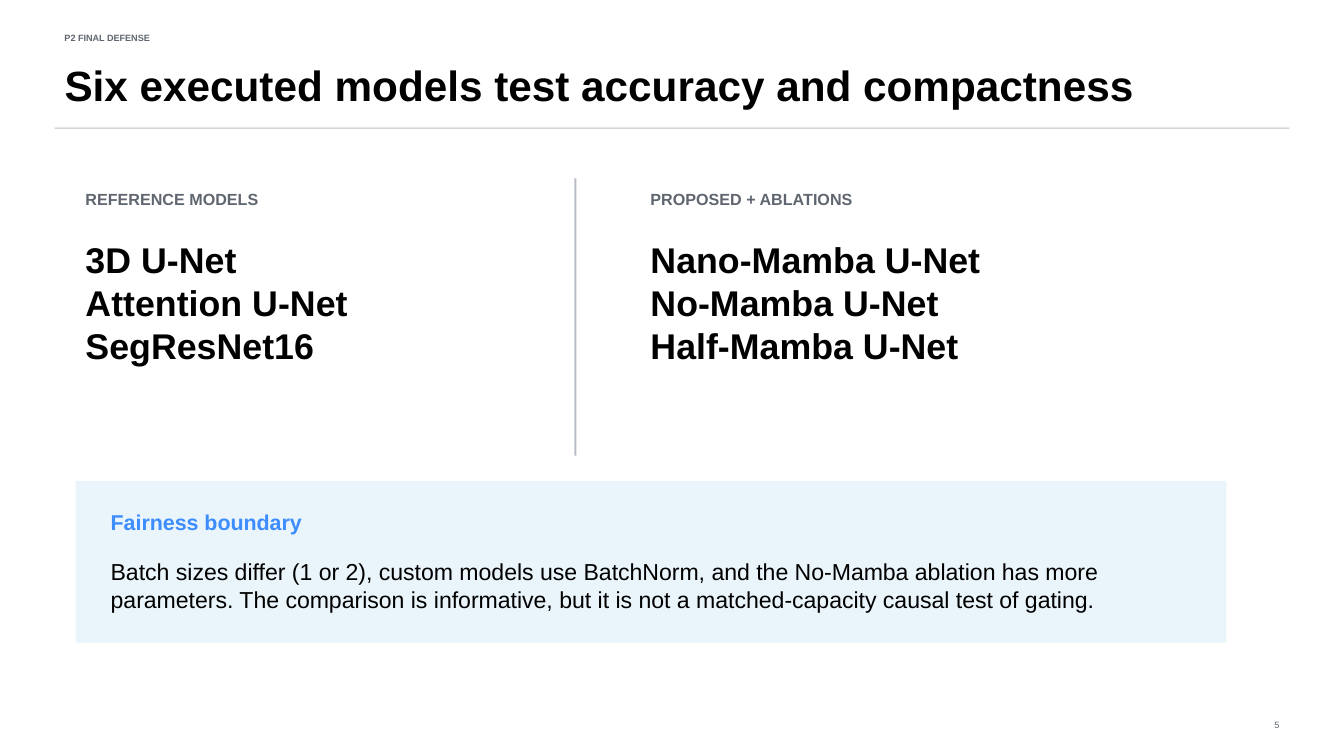
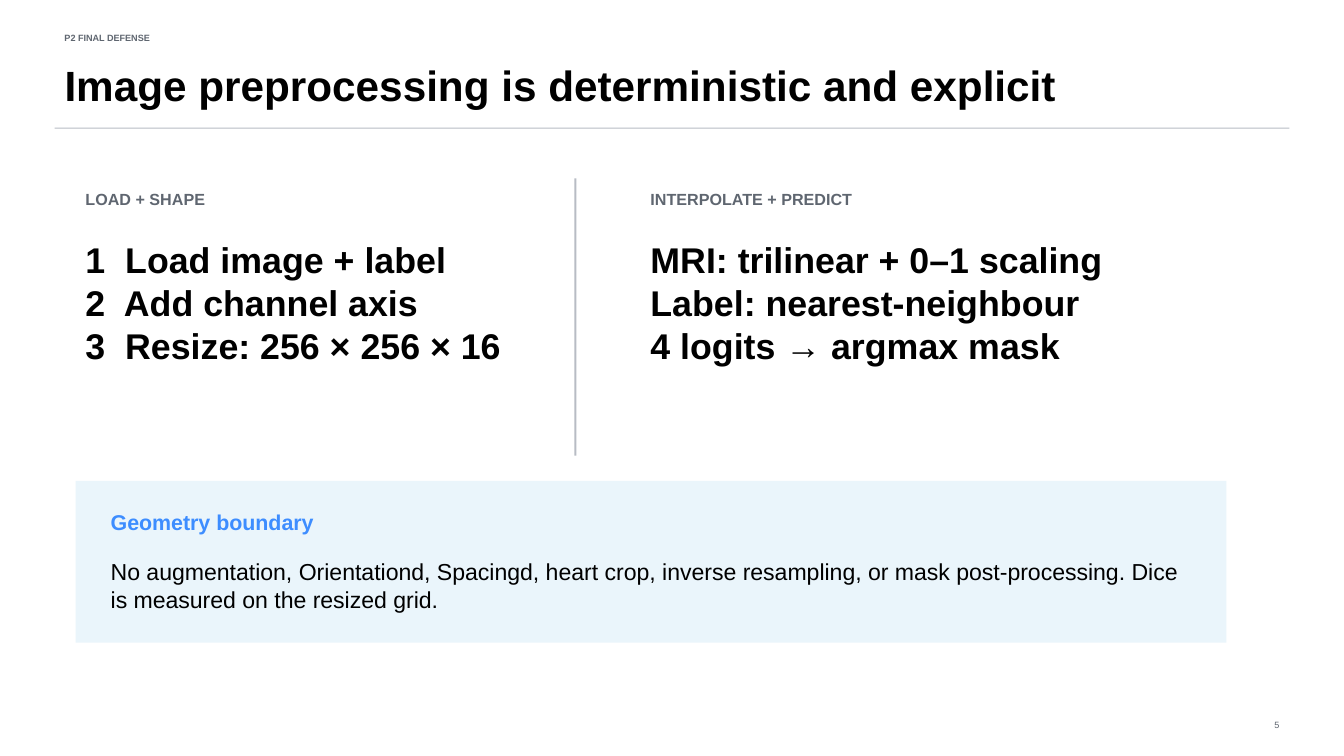
Before and after one commit to DCarchimonde/fyp-nano-mamba-unet, a slide deck: slide 5 of presentation/P2_Final_Defense_Tong_Siyuan.pptx. Drawn at 1344x756 pixels with LibreOffice and Linux fonts; fonts in the diff are those of the drawing. Boxes give left, top, right and bottom in pixels: in the first picture for what was removed or moved away, otherwise in the second. Text is boxed around its words. In the diff, an @@ line names an element or a change of style, - is before the commit and + after.

```diff
--- a/presentation/P2_Final_Defense_Tong_Siyuan.pptx
+++ b/presentation/P2_Final_Defense_Tong_Siyuan.pptx
@@ text at bbox=[65, 70, 1056, 110]: text changed @@
-Six executed models test accuracy and compactness
+Image preprocessing is deterministic and explicit
@@ text at bbox=[85, 194, 205, 205]: text changed @@
-REFERENCE MODELS
+LOAD + SHAPE
@@ text at bbox=[650, 194, 852, 205]: text changed @@
-PROPOSED + ABLATIONS
+INTERPOLATE + PREDICT
@@ text at bbox=[85, 247, 501, 360]: text changed @@
-3D U-Net
-Attention U-Net
-SegResNet16
+1 Load image + label
+2 Add channel axis
+3 Resize: 256 × 256 × 16
@@ text at bbox=[650, 247, 1102, 366]: text changed @@
-Nano-Mamba U-Net
-No-Mamba U-Net
-Half-Mamba U-Net
+MRI: trilinear + 0–1 scaling
+Label: nearest-neighbour
+4 logits → argmax mask
@@ text at bbox=[111, 514, 313, 535]: text changed @@
-Fairness boundary
+Geometry boundary
@@ text at bbox=[111, 563, 1178, 613]: text changed @@
-Batch sizes differ (1 or 2), custom models use BatchNorm, and the No-Mamba ablation has more parameters. The comparison is informative, but it is not a matched-capacity causal test of gating.
+No augmentation, Orientationd, Spacingd, heart crop, inverse resampling, or mask post-processing. Dice is measured on the resized grid.
```
Also in this commit, not shown: 4 other slides changed, 21 other files.
